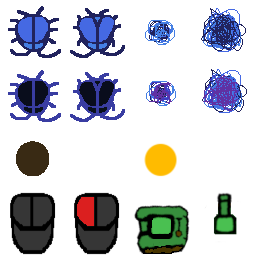
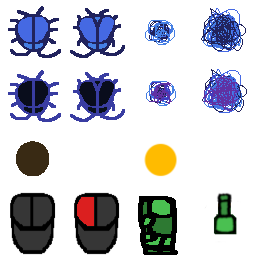
Revision of a layered 256px x 256px image; what changed, layer by layer:
added layer "Layer #3" above "Transformation #2" over [138, 196, 178, 255]
hid "Layer #1" over [144, 215, 183, 253]
hid "Pasted Layer #1" over [134, 204, 190, 256]
